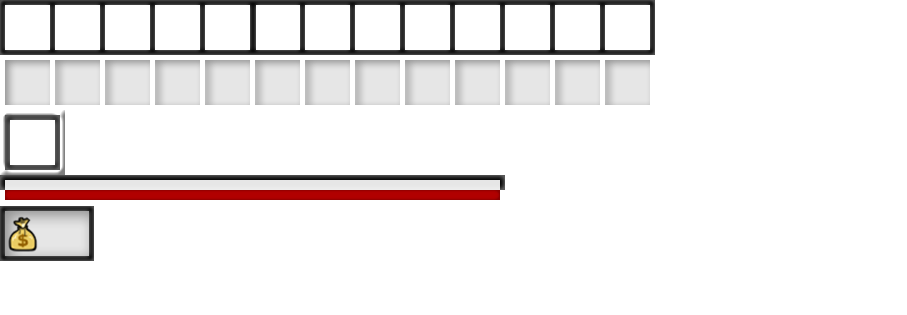
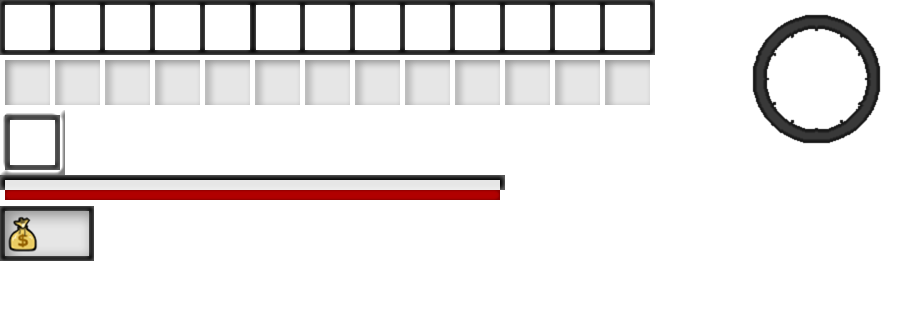
Before/after of a 907×315 layered artwork. What changed in the layer stack:
added layer "Calque 13" above "Calque 9" over [752, 14, 881, 144]
